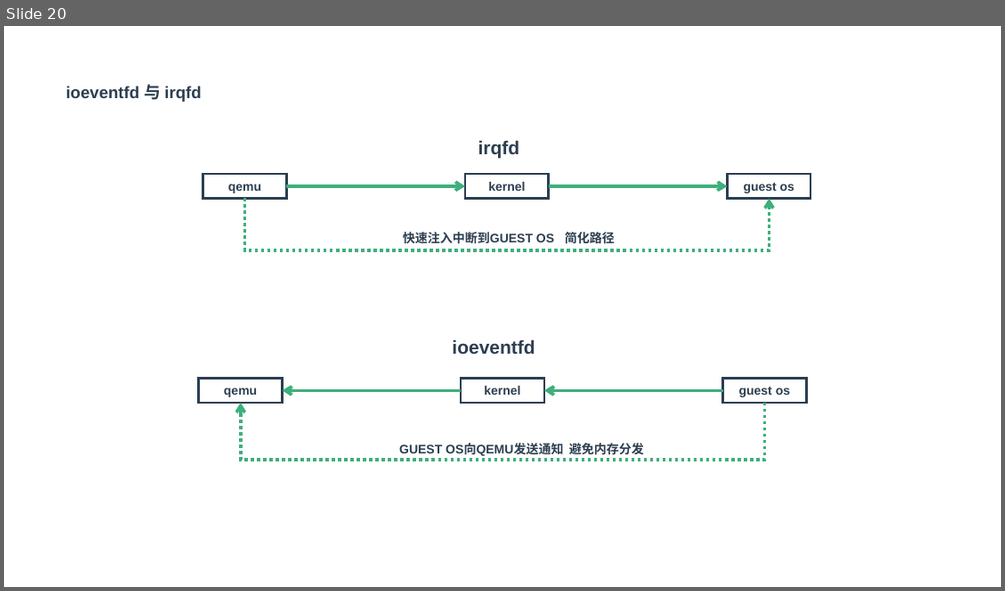
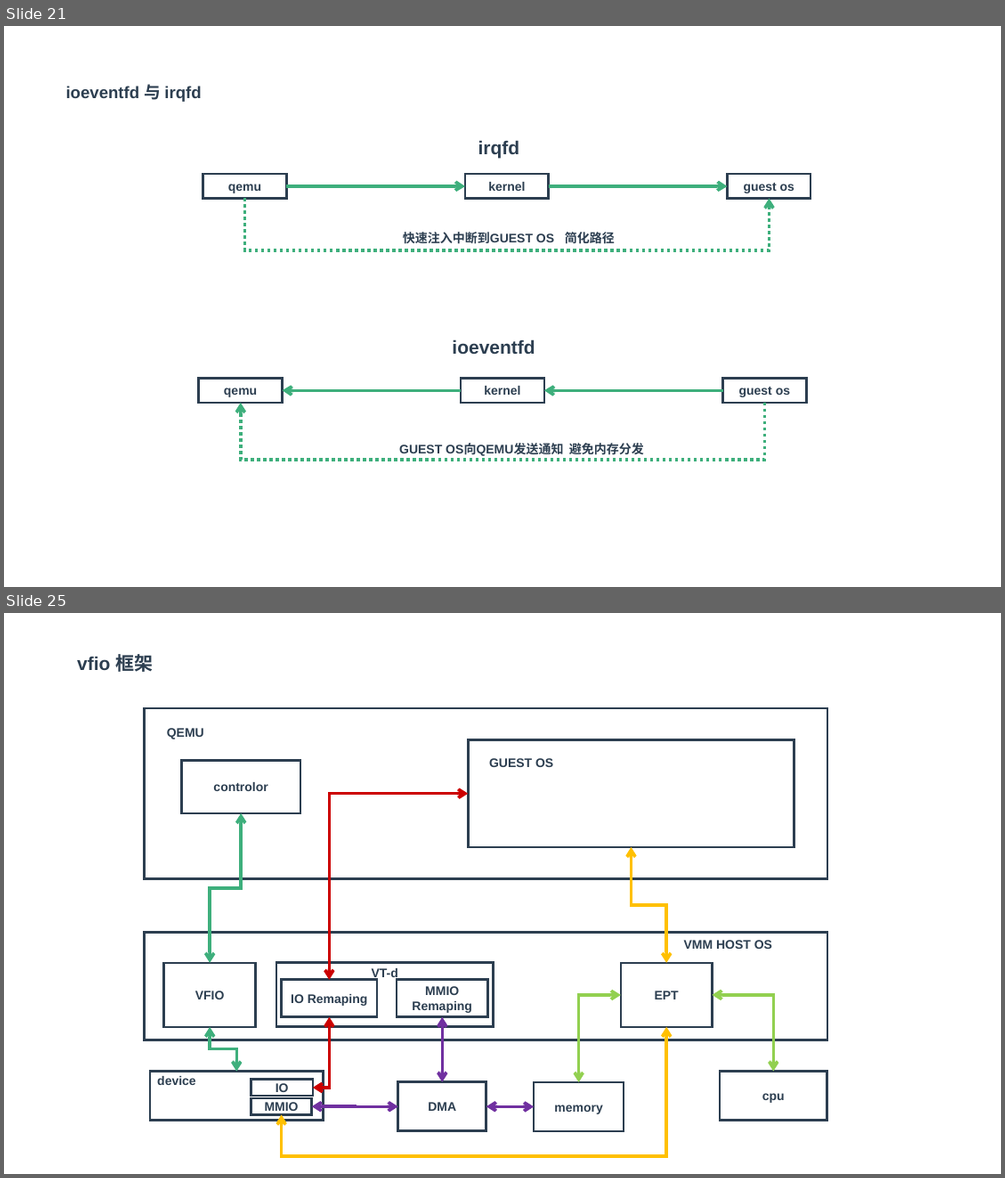
Before and after one commit to zaiqiang-dong/zaiqiang, a slide deck: picture/qemu/qemu.pptx. Shown one above the other, each under a label of ours: slide 20 before the commit, slides 21 and 25 after it; the slides between them are not shown. The pictures are 1005x591 and 1005x1178 pixels, drawn with LibreOffice and Linux fonts; fonts in the diff are those of the drawing. Boxes give left, top, right and bottom in pixels: in the first picture for what was removed or moved away, otherwise in the second. Text is boxed around its words. In the diff, an @@ line names an element or a change of style, - is before the commit and + after.

```diff
--- a/picture/qemu/qemu.pptx
+++ b/picture/qemu/qemu.pptx
@@ slide 25 added at [4, 613, 1001, 1174], background #FFFFFF @@
@@ text added at [77, 651, 153, 674], 18 pt, text #2C3E50, bold @@
+vfio 框架
@@ rectangle added at [144, 708, 827, 878], outline #2C3E50 2.25 pt @@
@@ text added at [167, 728, 204, 739], 12 pt, text #2C3E50, bold @@
+QEMU
@@ rectangle added at [469, 740, 794, 847], outline #2C3E50 2.25 pt @@
@@ rectangle added at [181, 761, 300, 813], outline #2C3E50 2.25 pt, 12 pt, text #2C3E50, bold @@
+controlor
@@ text added at [489, 758, 553, 767], 12 pt, text #2C3E50, bold @@
+GUEST OS
@@ elbow double arrow added from (469, 793) to (329, 980), #CC0000 3 pt @@
@@ elbow double arrow added from (241, 813) to (210, 963), #3EAF7C 3 pt @@
@@ elbow double arrow added from (631, 847) to (666, 963), #FFC000 3 pt @@
@@ rectangle added at [144, 933, 827, 1040], outline #2C3E50 2.25 pt @@
@@ text added at [684, 940, 772, 949], 12 pt, text #2C3E50, bold @@
+VMM HOST OS
@@ rectangle added at [164, 963, 255, 1027], outline #2C3E50 2.25 pt, 12 pt, text #2C3E50, bold @@
+VFIO
@@ rectangle added at [276, 963, 493, 1027], outline #2C3E50 2.25 pt, 12 pt, text #2C3E50, bold @@
+VT-d
@@ rectangle added at [282, 980, 377, 1017], outline #2C3E50 2.25 pt, 12 pt, text #2C3E50, bold @@
+IO Remaping
@@ rectangle added at [396, 980, 488, 1017], outline #2C3E50 2.25 pt, 12 pt, text #2C3E50, bold @@
+MMIO
+Remaping
@@ rectangle added at [621, 963, 712, 1027], outline #2C3E50 2.25 pt, 12 pt, text #2C3E50, bold @@
+EPT
@@ elbow double arrow added from (621, 995) to (579, 1082), #92D050 3 pt @@
@@ elbow double arrow added from (774, 1071) to (712, 995), #92D050 3 pt @@
@@ elbow double arrow added from (210, 1027) to (236, 1071), #3EAF7C 3 pt @@
@@ elbow double arrow added from (666, 1027) to (282, 1115), #FFC000 3 pt @@
@@ elbow double arrow added from (329, 1017) to (313, 1087), #CC0000 3 pt @@
@@ elbow double arrow added from (442, 1017) to (442, 1082), #7030A0 3 pt @@
@@ rectangle added at [150, 1071, 324, 1121], outline #2C3E50 2.25 pt, 12 pt, text #2C3E50, bold @@
+device
@@ rectangle added at [251, 1078, 313, 1095], outline #2C3E50 2.25 pt, 12 pt, text #2C3E50, bold @@
+IO
@@ rectangle added at [398, 1082, 486, 1130], outline #2C3E50 2.25 pt, 12 pt, text #2C3E50, bold @@
+DMA
@@ rectangle added at [534, 1082, 624, 1131], outline #2C3E50 2.25 pt, 12 pt, text #2C3E50, bold @@
+memory
@@ rectangle added at [720, 1071, 826, 1121], outline #2C3E50 2.25 pt, 12 pt, text #2C3E50, bold @@
+cpu
@@ rectangle added at [251, 1098, 311, 1115], outline #2C3E50 2.25 pt, 12 pt, text #2C3E50, bold @@
+MMIO
@@ elbow double arrow added from (312, 1107) to (398, 1107), #7030A0 3 pt @@
@@ elbow double arrow added from (486, 1107) to (534, 1107), #7030A0 3 pt @@
@@ what was slide 20 is now slide 21 @@
```
Also in this commit, not shown: 4 slides changed, 8 other slides added, 4 slides removed, 19 other files.
